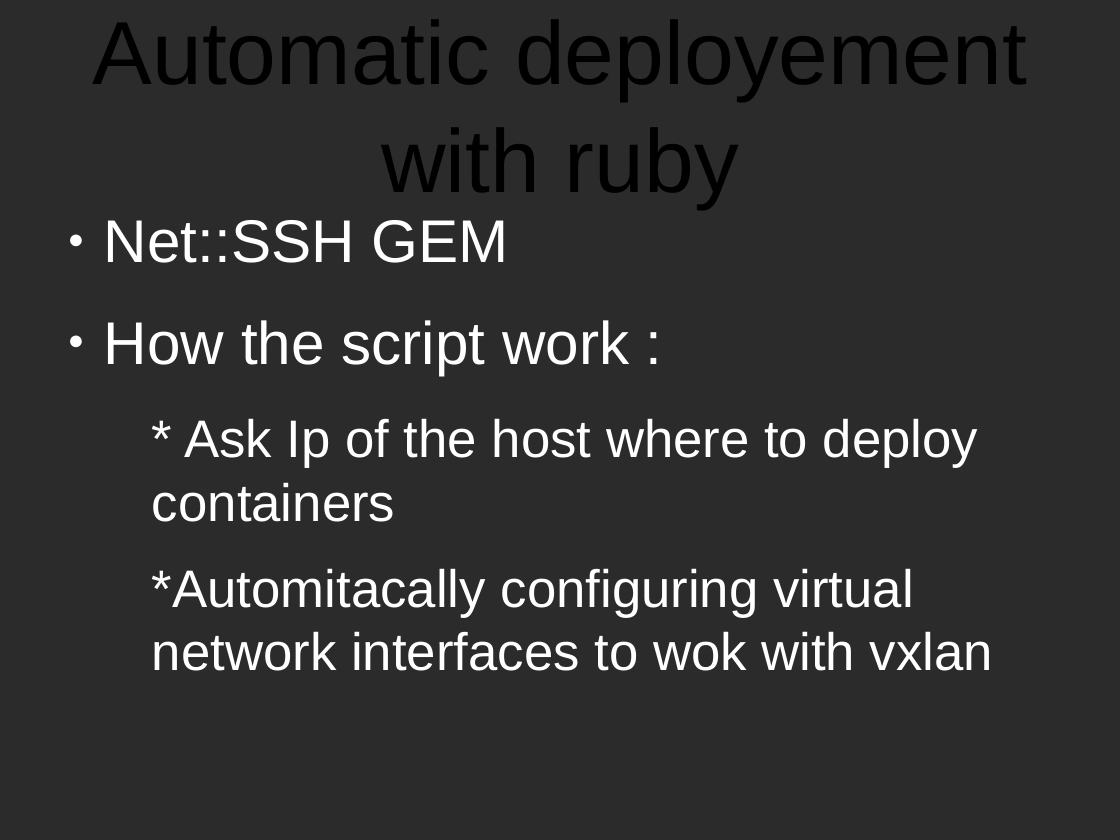
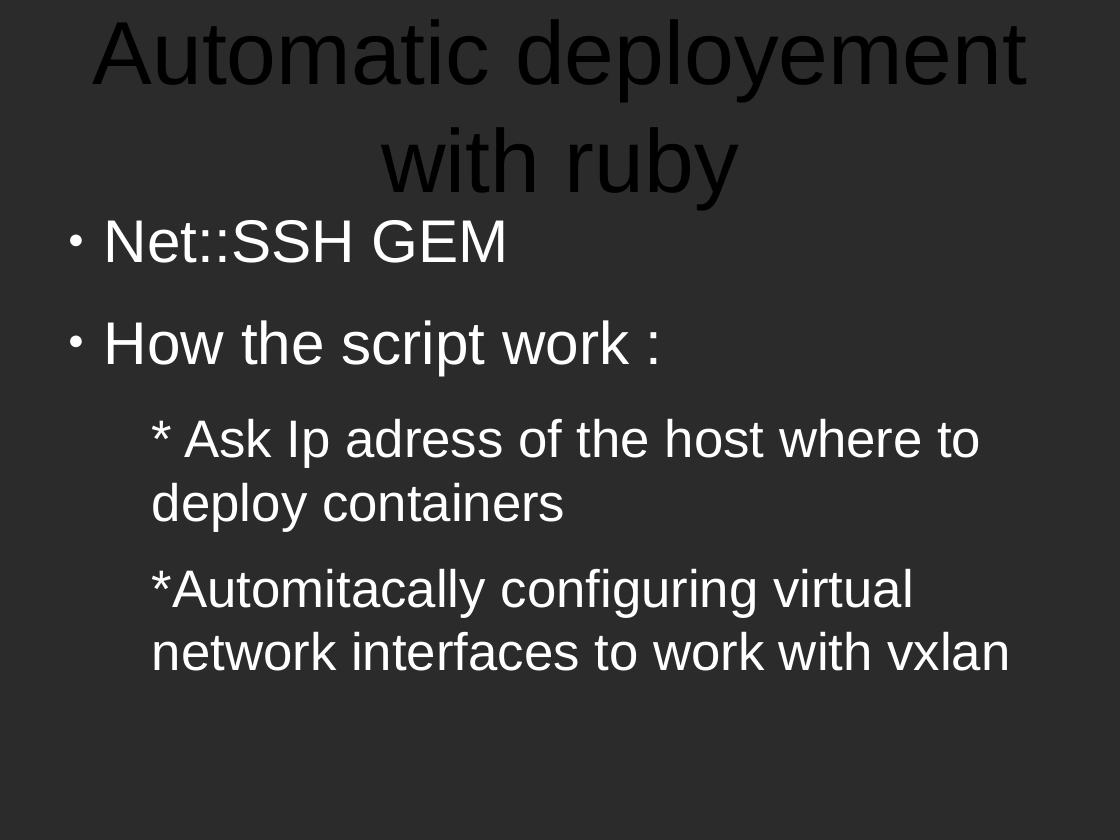
Before and after one commit to CPTmath67/anglais, a slide deck: slide 11 of presentation.odp. Drawn at 1120x840 pixels with LibreOffice and Linux fonts; fonts in the diff are those of the drawing; background and template pictures are left out; a plain dark background stands for a picture behind light text. Boxes give left, top, right and bottom in pixels: in the first picture for what was removed or moved away, otherwise in the second. Text is boxed around its words. In the diff, an @@ line names an element or a change of style, - is before the commit and + after.

```diff
--- a/presentation.odp
+++ b/presentation.odp
@@ text at box(152, 418, 1010, 671): text changed @@
-  * Ask Ip of the host where to deploy containers
-  *Automitacally configuring virtual network interfaces to wok with vxlan
+  * Ask Ip adress of the host where to deploy containers
+  *Automitacally configuring virtual network interfaces to work with vxlan
```
Also in this commit, not shown: 3 other slides changed.
